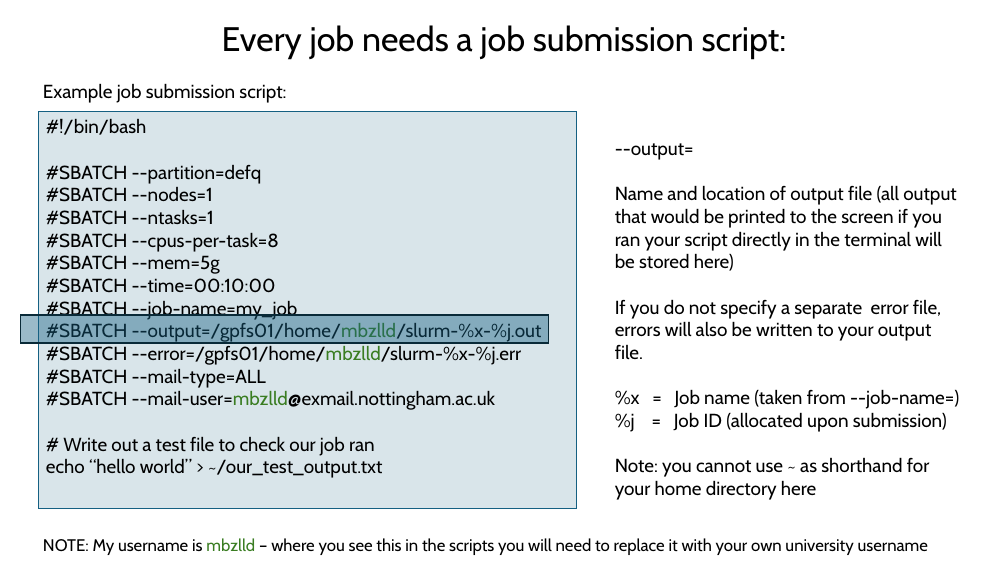
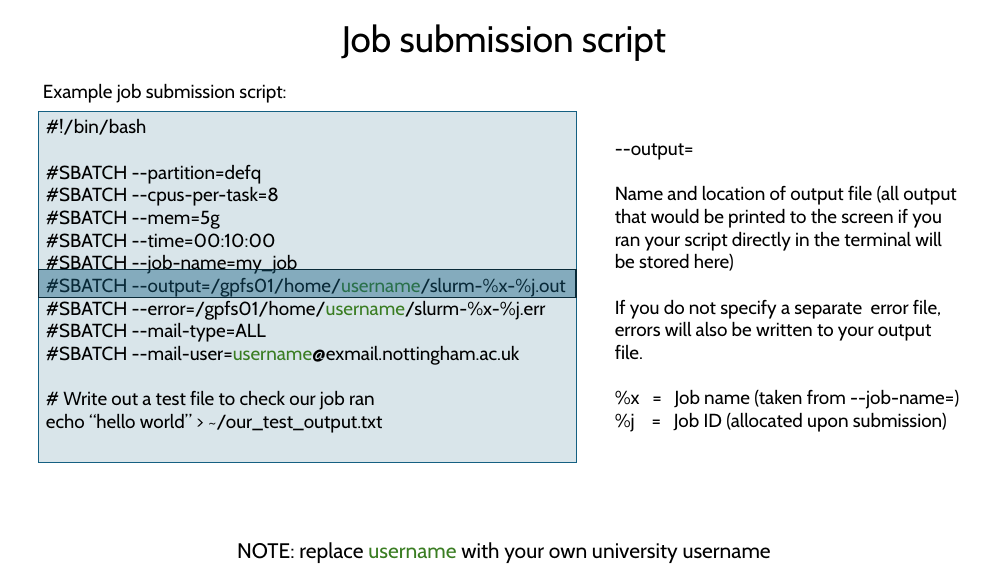
Before and after one commit to BioinformaticsMSc/LIFE4138_2627, a slide deck: slide 13 of UNIX_session_3/Ada_in_depth.pptx (slide 15 before the commit). Drawn at 1008x567 pixels with LibreOffice and Linux fonts; fonts in the diff are those of the drawing. Boxes give left, top, right and bottom in pixels: in the first picture for what was removed or moved away, otherwise in the second. Text is boxed around its words. In the diff, an @@ line names an element or a change of style, - is before the commit and + after.

```diff
--- a/UNIX_session_3/Ada_in_depth.pptx
+++ b/UNIX_session_3/Ada_in_depth.pptx
@@ text at box(342, 24, 666, 60): text changed; size 32.4 to 35.1 pt @@
-Every job needs a job submission script:
+Job submission script
@@ rectangle "#!/bin/bash": place and size @@
-rectangle "#!/bin/bash" at box(39, 111, 576, 508)
+rectangle "#!/bin/bash" at box(39, 111, 576, 462)
@@ text in rectangle at box(46, 187, 214, 225): paragraphs removed @@
-#SBATCH --nodes=1
-#SBATCH --ntasks=1
@@ rectangle: place and size @@
-rectangle at box(20, 315, 548, 343)
+rectangle at box(39, 269, 576, 297)
@@ text in rectangle at box(46, 278, 566, 320): text changed @@
-#SBATCH --output=/gpfs01/home/mbzlld/slurm-%x-%j.out
-#SBATCH --error=/gpfs01/home/mbzlld/slurm-%x-%j.err
+#SBATCH --output=/gpfs01/home/username/slurm-%x-%j.out
+#SBATCH --error=/gpfs01/home/username/slurm-%x-%j.err
@@ text in rectangle at box(46, 346, 520, 365): text changed @@
-#SBATCH --mail-user=mbzlld@exmail.nottingham.ac.uk
+#SBATCH --mail-user=username@exmail.nottingham.ac.uk
@@ text at box(615, 457, 930, 500): paragraph removed @@
-Note: you cannot use ~ as shorthand for your home directory here
@@ text at box(237, 542, 771, 563): text changed; size 16 to 20 pt @@
-NOTE: My username is mbzlld – where you see this in the scripts you will need to replace it with your own university username
+NOTE: replace username with your own university username
```
Also in this commit, not shown: 21 other slides changed, 3 slides added, 9 slides removed.
